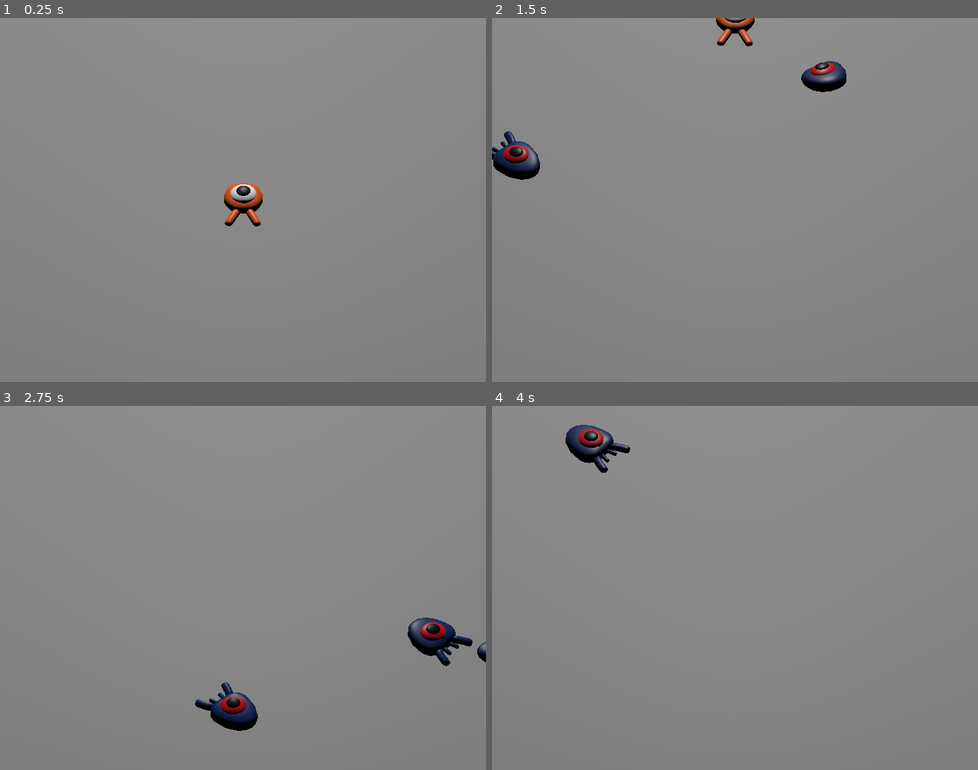
Above: before the commit, frames 1-4 (two rows, left to right).
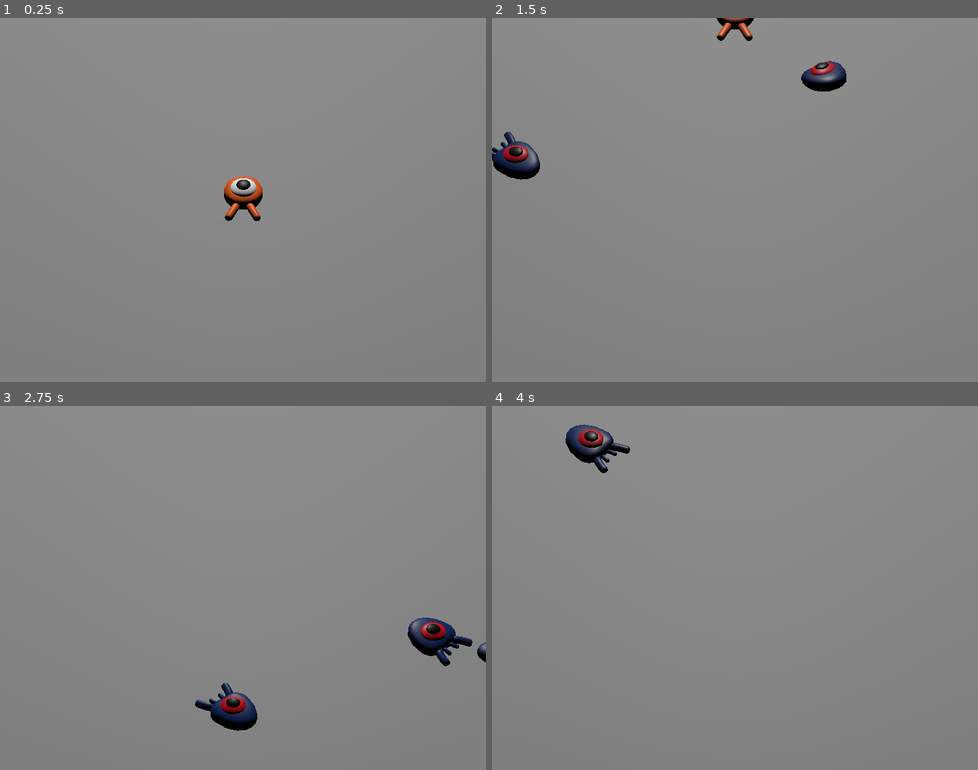
Above: after the commit, the same moments.

Repository: nextredo/workshop
Game: Godot game, scene res://main.tscn
Same seed, same stepped clock (60 frames per second), same inputs: the game is played once before the commit and once after it.
Inputs:
- Up to frame 1 (0.25 s): no input
- Up to frame 2 (1.5 s): tap Enter at 0.5 s; hold Up (move_forward) from 0.53 s (still down); tap Space (jump) at 0.77 s
- Up to frame 3 (2.75 s): tap Space (jump) at 1.52 s; release Up (move_forward) at 2.03 s; hold Left (move_left) from 2.03 s (still down)
- Up to frame 4 (4 s): tap Space (jump) at 3.02, 3.77 s; release Left (move_left) at 3.53 s; hold Down (move_back) from 3.53 s (still down)

The runs differ from the first frame. In frame 1, 0.8% of the frame differs, in the area x 46-55%, y 43-58%; in frame 2, 0.5%; in frame 3, less than 0.1%; in frame 4, less than 0.1%.

Commit message:
refactor(main, player): end game on hit (and resize collision boxes)

Diff:
--- a/godot_garrison/first-3d-game/main.gd
+++ b/godot_garrison/first-3d-game/main.gd
@@ -28,3 +28,7 @@
 
 	# Add mob as child of this node
 	add_child(mob)
+
+
+func _on_player_hit() -> void:
+	$MobTimer.stop()
--- a/godot_garrison/first-3d-game/main.tscn
+++ b/godot_garrison/first-3d-game/main.tscn
@@ -83,4 +83,5 @@
 wait_time = 0.5
 autostart = true
 
+[connection signal="hit" from="Player" to="." method="_on_player_hit"]
 [connection signal="timeout" from="MobTimer" to="." method="_on_mob_timer_timeout"]
--- a/godot_garrison/first-3d-game/player.tscn
+++ b/godot_garrison/first-3d-game/player.tscn
@@ -4,22 +4,21 @@
 [ext_resource type="Script" uid="uid://cm8ysr44fpayp" path="res://player.gd" id="1_onrkg"]
 
 [sub_resource type="SphereShape3D" id="SphereShape3D_onrkg"]
-radius = 0.8
+radius = 0.888665
 
 [sub_resource type="CylinderShape3D" id="CylinderShape3D_onrkg"]
 height = 0.220154
-radius = 1.04639
+radius = 0.996094
 
 [node name="Player" type="CharacterBody3D"]
 script = ExtResource("1_onrkg")
-metadata/_edit_group_ = true
 
 [node name="Pivot" type="Node3D" parent="."]
 
 [node name="Character" parent="Pivot" instance=ExtResource("1_4flbx")]
 
 [node name="CollisionShape3D" type="CollisionShape3D" parent="."]
-transform = Transform3D(1, 0, 0, 0, 1, 0, 0, 0, 1, 0, 0.75, 0)
+transform = Transform3D(1, 0, 0, 0, 1, 0, 0, 0, 1, 0, 0.383524, 0)
 shape = SubResource("SphereShape3D_onrkg")
 
 [node name="MobDetector" type="Area3D" parent="."]
